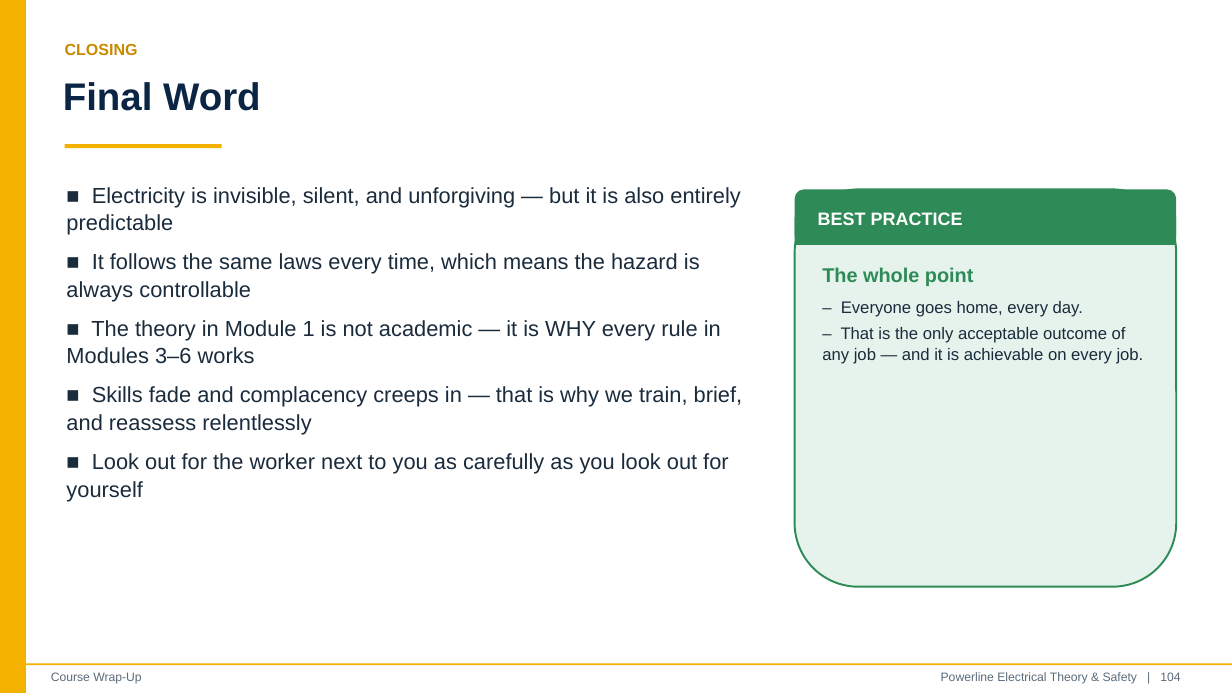
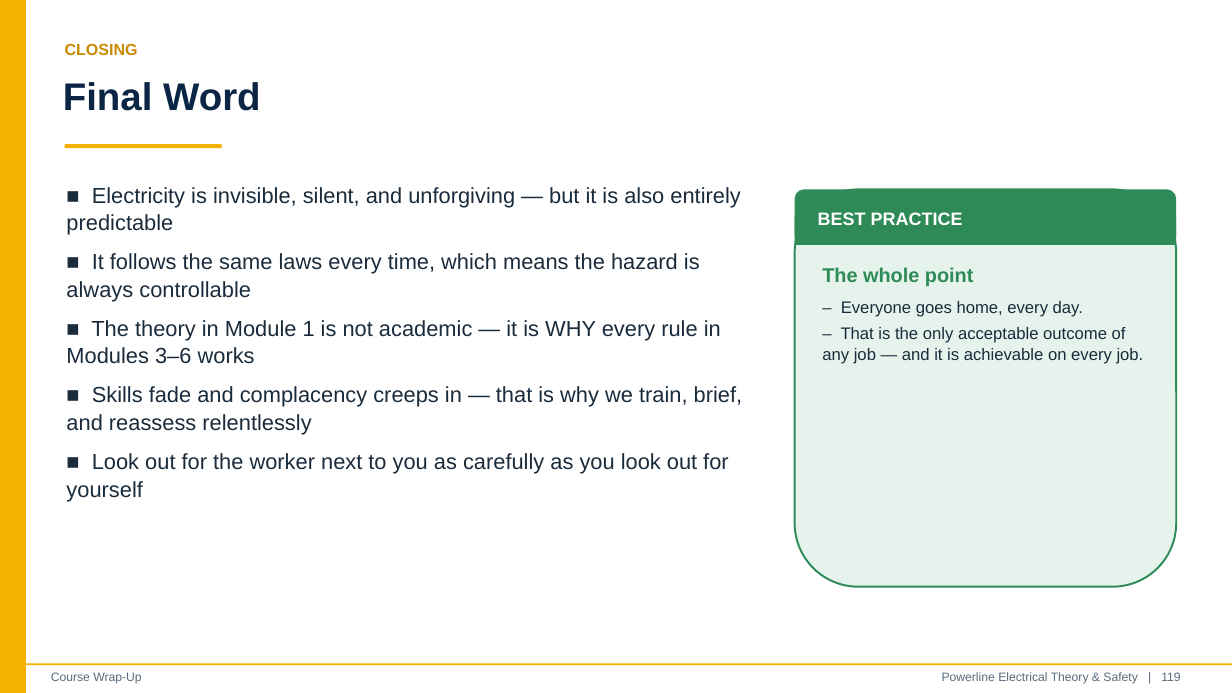
Before and after one commit to rpropp30/webcast-roku, a slide deck: slide 119 of training/Powerline_Electrical_Theory_and_Safety_Training.pptx (slide 104 before the commit). Drawn at 1232x693 pixels with LibreOffice and Linux fonts; fonts in the diff are those of the drawing. Boxes give left, top, right and bottom in pixels: in the first picture for what was removed or moved away, otherwise in the second. Text is boxed around its words. In the diff, an @@ line names an element or a change of style, - is before the commit and + after.

```diff
--- a/training/Powerline_Electrical_Theory_and_Safety_Training.pptx
+++ b/training/Powerline_Electrical_Theory_and_Safety_Training.pptx
@@ text at <box>942,672,1180,684</box>: text changed @@
-Powerline Electrical Theory & Safety | 104
+Powerline Electrical Theory & Safety | 119
```
Also in this commit, not shown: 3 other slides changed, 15 slides added, 44 other files.
